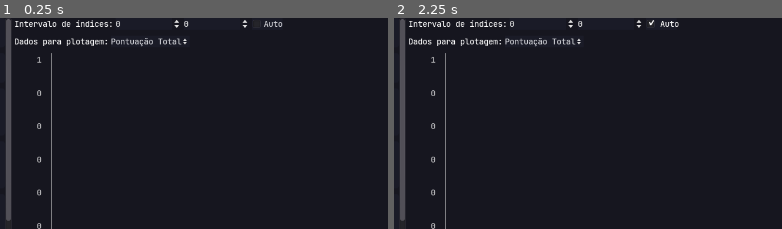
Above: before the commit, frames 1-2 (left to right).
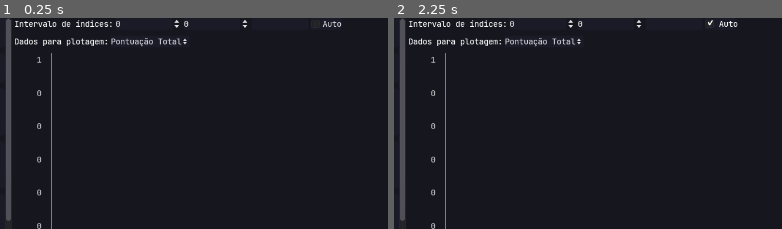
Above: after the commit, the same moments.

Repository: sesi-robotics-school/rs_scorer
Game: Godot game, scene res://src/scenes/main.tscn
Same seed, same stepped clock (60 frames per second), same inputs: the game is played once before the commit and once after it.
Inputs:
- Up to frame 1 (0.25 s): no input
- Up to frame 2 (2.25 s): click "Registrar Round" at 0.5 s; click "Limpar histórico" at 1.25 s; click "Auto" at 2 s
The pictures show only the part of the screen within x 50-100%, y 0-50%; the shares and areas given below are measured in that part.

The runs differ from the first frame. In frame 1, 0.2% of the frame differs, in the area x 68-88%, y 1-5%; in frame 2, 0.2%, in the area x 65-89%, y 0-5%.

Commit message:
feat: suporte para títulos e filtro

Diff:
--- a/project.godot
+++ b/project.godot
@@ -46,7 +46,7 @@
 
 [editor_plugins]
 
-enabled=PoolStringArray( "res://addons/GDCharts/plugin.cfg" )
+enabled=PoolStringArray(  )
 
 [physics]
 
--- a/src/scenes/main.tscn
+++ b/src/scenes/main.tscn
@@ -24,6 +24,7 @@
 chick_opt = NodePath("Margin/HBox/ScrollContainer/VBoxContainer/M12/VBoxContainer/HBoxContainer3/OptionButton")
 table = NodePath("Margin/HBox/VBoxContainer/ReferenceRect/RichTextLabel")
 spin_round_med = NodePath("Margin/HBox/VBox/VBoxContainer/HBoxContainer/SpinBox")
+round_name = NodePath("Margin/HBox/VBoxContainer/HBoxContainer2/LineEdit")
 spinboxes = [ "Margin/HBox/ScrollContainer/VBoxContainer/M15/VBoxContainer/HBoxContainer/SpinBox", "Margin/HBox/ScrollC …(323 unchanged characters)…
 
 [node name="Margin" type="MarginContainer" parent="."]
@@ -1092,12 +1093,12 @@
 
 [node name="VBoxContainer" type="VBoxContainer" parent="Margin/HBox"]
 margin_left = 684.0
-margin_right = 1140.0
+margin_right = 1240.0
 margin_bottom = 720.0
 theme = ExtResource( 4 )
 
 [node name="HBoxContainer2" type="HBoxContainer" parent="Margin/HBox/VBoxContainer"]
-margin_right = 456.0
+margin_right = 556.0
 margin_bottom = 20.0
 theme = ExtResource( 4 )
 
@@ -1119,16 +1120,21 @@
 margin_bottom = 20.0
 theme = ExtResource( 4 )
 
+[node name="LineEdit" type="LineEdit" parent="Margin/HBox/VBoxContainer/HBoxContainer2"]
+margin_left = 404.0
+margin_right = 500.0
+margin_bottom = 20.0
+
 [node name="CheckBox" type="CheckBox" parent="Margin/HBox/VBoxContainer/HBoxContainer2"]
-margin_left = 404.0
-margin_right = 456.0
+margin_left = 504.0
+margin_right = 556.0
 margin_bottom = 20.0
 theme = ExtResource( 4 )
 text = "Auto"
 
 [node name="HBoxContainer" type="HBoxContainer" parent="Margin/HBox/VBoxContainer"]
 margin_top = 30.0
-margin_right = 456.0
+margin_right = 556.0
 margin_bottom = 50.0
 theme = ExtResource( 4 )
 
@@ -1147,7 +1153,7 @@
 
 [node name="ReferenceRect" type="ReferenceRect" parent="Margin/HBox/VBoxContainer"]
 margin_top = 60.0
-margin_right = 456.0
+margin_right = 556.0
 margin_bottom = 60.0
 theme = ExtResource( 4 )
 
@@ -1238,6 +1244,7 @@
 [connection signal="value_changed" from="Margin/HBox/ScrollContainer/VBoxContainer/M17/HBoxContainer/SpinBox" to="." method="_on_M17_SpinBox_value_changed"]
 [connection signal="value_changed" from="Margin/HBox/VBoxContainer/HBoxContainer2/SpinBox" to="." method="up_chart"]
 [connection signal="value_changed" from="Margin/HBox/VBoxContainer/HBoxContainer2/SpinBox2" to="." method="up_chart"]
+[connection signal="text_entered" from="Margin/HBox/VBoxContainer/HBoxContainer2/LineEdit" to="." method="up_chart"]
 [connection signal="toggled" from="Margin/HBox/VBoxContainer/HBoxContainer2/CheckBox" to="." method="_on_CheckBox_toggled"]
 [connection signal="item_selected" from="Margin/HBox/VBoxContainer/HBoxContainer/OptionButton" to="." method="_on_OptionButton_item_selected"]
 [connection signal="file_selected" from="FileDialog" to="." method="_on_FileDialog_file_selected"]
--- a/src/scripts/main.gd
+++ b/src/scripts/main.gd
@@ -18,6 +18,7 @@
 export(NodePath) onready var chick_opt = get_node(chick_opt)
 export(NodePath) onready var table = get_node(table)
 export(NodePath) onready var spin_round_med = get_node(spin_round_med)
+export(NodePath) onready var round_name = get_node(round_name)
 
 export(Array) var spinboxes: Array
 
@@ -64,7 +65,7 @@
 
 func _on_RegisterRoundBtn_pressed() -> void:
 	var inst := Round.new()
-	inst.set_props(score, OS.get_unix_time(), 150.0 - remain_time, round_media_path)
+	inst.set_props(score, OS.get_unix_time(), 150.0 - remain_time, round_media_path, round_name.text)
 	RoundDB.inc_round(inst)
 	up_stats()
 	up_chart(false)
@@ -286,27 +287,24 @@
 	set_score(16, 4, int(value))
 
 
-func up_chart(_x: bool):
+func up_chart(_x):
+	table.bbcode_text = ""
+	chart.clear_chart()
 	if auto_range: idx_final.value = RoundDB.rounds.size()
 	if idx_final.value - idx_init.value < 2: return
-	if data_opt.selected == 19: return avg_chart()
-
-	var vals := []
-	var max_val := get_chart_val(idx_init.value)
-	var sum := 0
-
-	for r in range(idx_init.value, idx_final.value):
-		var val := get_chart_val(r)
-		vals.append(val)
-		if val > max_val: max_val = val
-		sum += val
-
-	table.bbcode_text = ""
-	chart.clear_chart()
+	if data_opt.selected == 19: return rnd_avg_chart()
+
+	var rounds := []
+	var max_val := 0
 	for i in range(idx_init.value, idx_final.value):
-		append_round(i, vals[i - idx_init.value], sum / (idx_final.value - idx_init.value))
-
-func avg_chart():
+		var rd = RoundDB.rounds[i]
+		if round_name.text == "*" or rd.name == round_name.text:
+			rounds.append(i)
+			var chart_val := get_chart_val(i)
+			max_val = max(max_val, chart_val)
+	rnd_chart(rounds, max_val)
+
+func rnd_avg_chart():
 	for i in range(17):
 		var max_val := Score.calc_mission(i, RoundDB.rounds[idx_init.value].score.missions[i])
 		var missions_data := []
@@ -328,18 +326,18 @@
 			"M %s: %s\n" % [str(i).pad_zeros(2), str(med)]
 		)
 
+func rnd_chart(values: PoolIntArray, max_val: int):
+	var med := max_val / values.size()
+	for i in values:
+		append_round(i, get_chart_val(i), med)
 
 func get_chart_val(idx: int) -> int:
-	var data := 0
-	if data_opt.selected == 17:
-		data = RoundDB.rounds[idx].total_score
-	elif data_opt.selected == 18:
-		data = RoundDB.rounds[idx].time
-	else:
-		data = Score.calc_mission(
+	match data_opt.selected:
+		17: return RoundDB.rounds[idx].total_score
+		18: return RoundDB.rounds[idx].time
+		_: return Score.calc_mission(
 			data_opt.selected, RoundDB.rounds[idx].score.missions[data_opt.selected]
 		)
-	return data
 
 
 func append_round(idx: int, val: int, med: int) -> void:
--- a/src/scripts/round.gd
+++ b/src/scripts/round.gd
@@ -6,18 +6,20 @@
 var time := 150.0
 var unix_time := 0
 var round_media_path := ""
+var name := ""
 
 
-func set_props(_score: Score, _unix_time: int, _time: float, _round_media_path: String):
+func set_props(_score: Score, _unix_time: int, _time: float, _round_media_path: String, _name: String):
 	score = _score
 	total_score = _score.calc()
 	unix_time = _unix_time
 	time = _time
 	round_media_path = _round_media_path
+	name = _name
 
 
 func as_json() -> String:
-	return to_json([score.as_json(), var2str(unix_time), var2str(time), round_media_path])
+	return to_json([score.as_json(), var2str(unix_time), var2str(time), round_media_path, name])
 
 
 func _ready() -> void:
--- a/src/scripts/round_db.gd
+++ b/src/scripts/round_db.gd
@@ -51,7 +51,7 @@
 
 	if roundjs.result.size() < 4: return
 
-	rs.set_props(rs.score, str2var(roundjs.result[1]), str2var(roundjs.result[2]) as float, roundjs.result[3])
+	rs.set_props(rs.score, str2var(roundjs.result[1]), str2var(roundjs.result[2]) as float, roundjs.result[3], roundjs.result[4])
 	inc_round(rs)
 	main_scn.call_deferred("up_stats")
 
